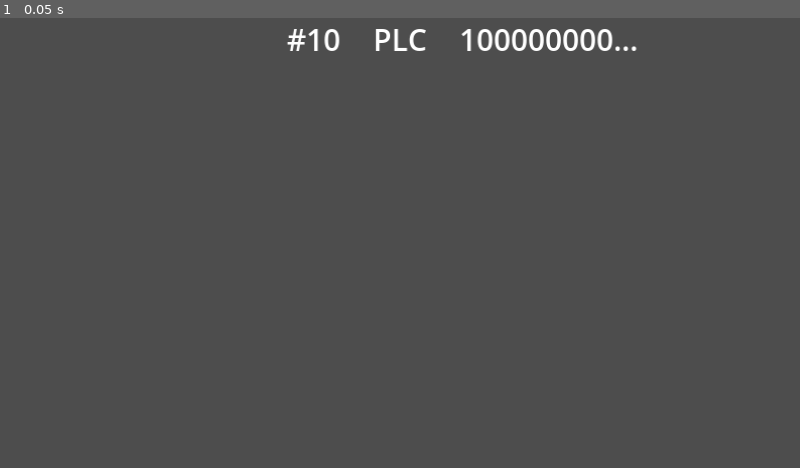
Above: before the commit, frame 1.
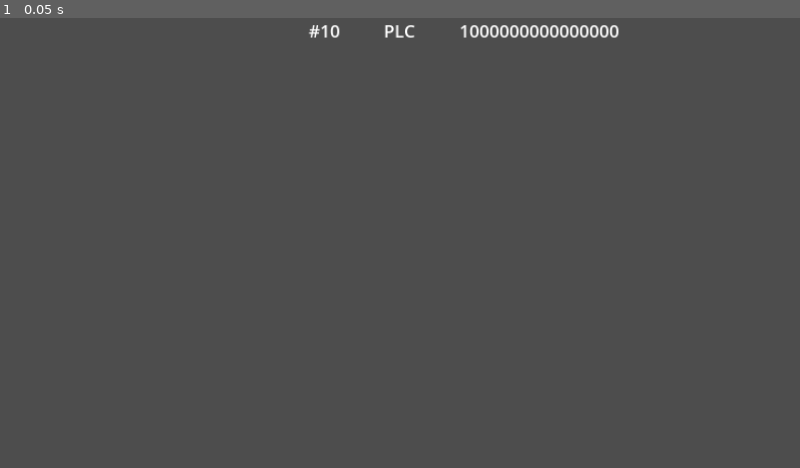
Above: after the commit, the same moment.

Repository: Aveli-games/splashy-fish
Game: Godot game, scene res://game_score.tscn
Same seed, same stepped clock (60 frames per second), same inputs: the game is played once before the commit and once after it. This scene is started directly instead of the project's main scene.
Inputs:
- Up to frame 1 (0.05 s): no input

The runs differ from the first frame. In frame 1, 1.1% of the frame differs, in the area x 35-80%, y 1-8%.

Commit message:
add theme to set font size smaller

Diff:
--- a/game_score.tscn
+++ b/game_score.tscn
@@ -1,4 +1,7 @@
-[gd_scene format=3 uid="uid://cp6swo8p0hpag"]
+[gd_scene load_steps=2 format=3 uid="uid://cp6swo8p0hpag"]
+
+[sub_resource type="Theme" id="Theme_3yaa0"]
+default_font_size = 28
 
 [node name="GameScore" type="HBoxContainer"]
 anchors_preset = 5
@@ -6,29 +9,27 @@
 anchor_right = 0.5
 offset_left = -395.0
 offset_right = 395.0
-offset_bottom = 67.0
+offset_bottom = 39.0
 grow_horizontal = 2
 size_flags_horizontal = 3
+theme = SubResource("Theme_3yaa0")
 theme_override_constants/separation = 20
 alignment = 1
 
 [node name="Rank" type="Label" parent="."]
 custom_minimum_size = Vector2(300, 0)
 layout_mode = 2
-theme_override_font_sizes/font_size = 48
 text = "#10"
 horizontal_alignment = 2
 
 [node name="Name" type="Label" parent="."]
 custom_minimum_size = Vector2(150, 0)
 layout_mode = 2
-theme_override_font_sizes/font_size = 48
 text = "PLC"
 horizontal_alignment = 1
 
 [node name="Score" type="Label" parent="."]
 custom_minimum_size = Vector2(300, 0)
 layout_mode = 2
-theme_override_font_sizes/font_size = 48
 text = "1000000000000000"
 text_overrun_behavior = 3
